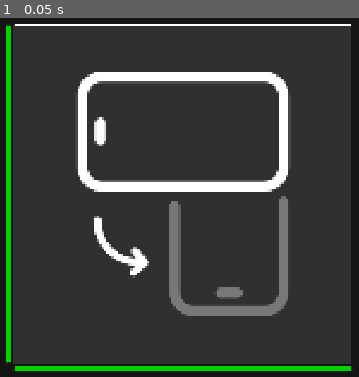
Above: before the commit, frame 1.
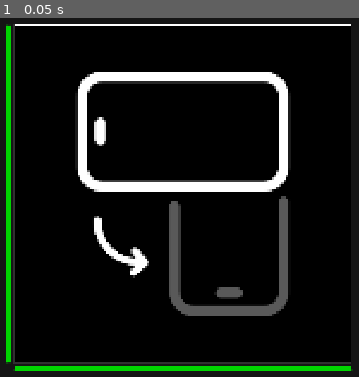
Above: after the commit, the same moment.

Repository: CantanTam/blecaco_phone
Game: Godot game, scene res://scenes/main.tscn
Two runs of this game, one before a commit and one after it. Both use one fixed random seed, a clock stepped at 60 frames per second and the inputs below.
Inputs:
- Up to frame 1 (0.05 s): no input

The runs differ from the first frame. In frame 1, 82% of the frame differs, in the area x 4-98%, y 2-96%.

Commit message:
VNoticeBar and HNoticeBar lenght counted with angle ratio method

Diff:
--- a/scenes/qrcode.tscn
+++ b/scenes/qrcode.tscn
@@ -4,11 +4,15 @@
 [ext_resource type="Shader" uid="uid://5lo53g6s4d8g" path="res://resources/qrcode.gdshader" id="2_ix88b"]
 [ext_resource type="Script" uid="uid://iws2m5f75rfc" path="res://addons/NativeCameraPlugin/NativeCamera.gd" id="2_sihoj"]
 [ext_resource type="Texture2D" uid="uid://bffh84mavc4ku" path="res://resources/RotateNotice.svg" id="3_ix88b"]
+[ext_resource type="Script" uid="uid://bhho81r7c6fga" path="res://scripts/rotate_notice.gd" id="4_gjlsf"]
 [ext_resource type="Script" uid="uid://brbsj434u0377" path="res://scripts/h_notice_bar.gd" id="4_pqttr"]
 [ext_resource type="Script" uid="uid://8eqcm5xi2kls" path="res://scripts/v_notice_bar.gd" id="5_gjlsf"]
 
 [sub_resource type="ShaderMaterial" id="ShaderMaterial_qnk50"]
 shader = ExtResource("2_ix88b")
+
+[sub_resource type="StyleBoxFlat" id="StyleBoxFlat_gjlsf"]
+bg_color = Color(0, 0, 0, 1)
 
 [sub_resource type="StyleBoxFlat" id="StyleBoxFlat_qnk50"]
 bg_color = Color(0.6, 0.6, 0.6, 0)
@@ -79,6 +83,10 @@
 anchor_right = 0.875
 anchor_bottom = 0.875
 
+[node name="NoScan" type="Panel" parent="ScanFrame" unique_id=1062003051]
+layout_mode = 2
+theme_override_styles/panel = SubResource("StyleBoxFlat_gjlsf")
+
 [node name="FrameBorder" type="Panel" parent="ScanFrame" unique_id=1153535553]
 layout_mode = 2
 theme_override_styles/panel = SubResource("StyleBoxFlat_qnk50")
@@ -97,6 +105,7 @@
 grow_horizontal = 2
 grow_vertical = 2
 texture = ExtResource("3_ix88b")
+script = ExtResource("4_gjlsf")
 
 [node name="HNoticeBar" type="Panel" parent="ScanFrame/FrameBorder" unique_id=1248249997]
 layout_mode = 1
--- a/scripts/h_notice_bar.gd
+++ b/scripts/h_notice_bar.gd
@@ -1,4 +1,3 @@
-
 extends Panel
 
 # 长条厚度（像素）
@@ -6,6 +5,7 @@
 
 # 长条与扫描框底部的间距（像素）
 const NOTICE_BAR_MARGIN := 10.0
+var cos_theta: float = 1.0
 
 
 func _ready() -> void:
@@ -26,6 +26,7 @@
 
 	# 默认保持最大长度
 	var h_ratio := 1.0
+	var display_ratio := 1.0
 
 	if gravity_length > 0.1:
 		# 根据当前屏幕方向选择手机长轴对应的重力分量
@@ -46,14 +47,16 @@
 		)
 
 		h_ratio = 1.0 - axis_ratio
+		display_ratio = acos(axis_ratio) / (PI / 2.0)
 
+	cos_theta = h_ratio
 	# 父节点 FrameBorder 的宽度就是长条的最大长度
 	var frame_border := get_parent() as Control
 
 	if frame_border == null:
 		return
 
-	var h_length := frame_border.size.x * h_ratio
+	var h_length := frame_border.size.x * display_ratio
 
 	# 左右对称收缩，始终保持水平居中
 	offset_left = -h_length / 2.0
--- /dev/null
+++ b/scripts/rotate_notice.gd
@@ -0,0 +1,14 @@
+extends TextureRect
+
+
+func _process(_delta: float) -> void:
+	var gravity: Vector3 = Input.get_gravity()
+
+	# 手机接近平放时，暂时保持当前状态
+	var xy_length := Vector2(gravity.x, gravity.y).length()
+
+	if xy_length < 4.0:
+		return
+
+	# 竖屏显示，横屏隐藏
+	visible = absf(gravity.y) < absf(gravity.x)
--- a/scripts/v_notice_bar.gd
+++ b/scripts/v_notice_bar.gd
@@ -1,10 +1,12 @@
 extends Panel
 
-# 长条宽度（像素）
+# 长条厚度（像素）
 const NOTICE_BAR_THICKNESS := 10.0
 
 # 长条与扫描框左侧的间距（像素）
 const NOTICE_BAR_MARGIN := 10.0
+
+var cos_beta: float = 1.0
 
 
 func _ready() -> void:
@@ -14,7 +16,7 @@
 	anchor_top = 0.5
 	anchor_bottom = 0.5
 
-	# 固定长条宽度和与扫描框的间距
+	# 固定长条厚度和与扫描框的间距
 	offset_left = -(NOTICE_BAR_MARGIN + NOTICE_BAR_THICKNESS)
 	offset_right = -NOTICE_BAR_MARGIN
 
@@ -23,29 +25,32 @@
 	var gravity: Vector3 = Input.get_gravity()
 	var gravity_length := gravity.length()
 
-	# 默认保持最大高度
+	# 默认保持最大长度
 	var v_ratio := 1.0
+	var display_ratio := 1.0
 
 	if gravity_length > 0.1:
-		# 手机自身 Z 轴方向的重力分量
 		var z_ratio := clampf(
 			absf(gravity.z) / gravity_length,
 			0.0,
 			1.0
 		)
 
-		# cos(β)，其中 β 是手机自身 Z 轴与水平面的夹角
-		v_ratio = sqrt(
-			maxf(0.0, 1.0 - z_ratio * z_ratio)
-		)
+		# 保留原来的比例计算逻辑
+		v_ratio = sqrt(maxf(0.0, 1.0 - z_ratio * z_ratio))
 
-	# 父节点 FrameBorder 的高度就是长条的最大高度
+		# 将角度线性转换为 0～1 的显示比例
+		display_ratio = acos(z_ratio) / (PI / 2.0)
+
+	cos_beta = v_ratio
+
+	# 父节点 FrameBorder 的高度就是长条的最大长度
 	var frame_border := get_parent() as Control
 
 	if frame_border == null:
 		return
 
-	var v_height := frame_border.size.y * v_ratio
+	var v_height := frame_border.size.y * display_ratio
 
 	# 上下对称收缩，始终保持垂直居中
 	offset_top = -v_height / 2.0
Not shown, added: scripts/rotate_notice.gd.uid
